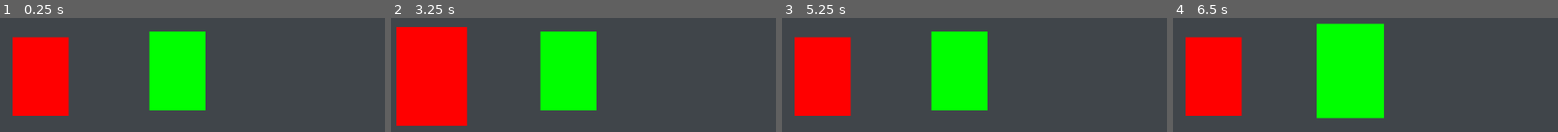
Above: before the commit, frames 1-4 (left to right).
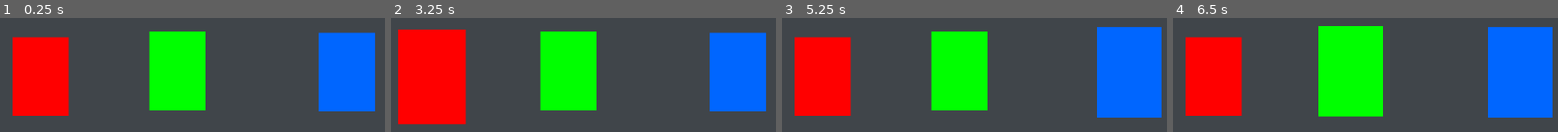
Above: after the commit, the same moments.

Repository: sundowns/deckbuilder-template
Game: Godot game, scene res://game.tscn
Same seed, same stepped clock (60 frames per second), same inputs: the game is played once before the commit and once after it.
Inputs (mouse positions are in pixels of both pictures, inside the frame that each line leads up to):
- Up to frame 1 (0.25 s): no input
- Up to frame 2 (3.25 s): tap Enter at 0.5, 2 s; move the mouse to (outside the picture) at 0.52 s; click (outside the picture) at 0.67 s; tap Space at 1.25, 2.75 s; drag from (537, 113) to (outside the picture) at 1.27 s; move the mouse to (outside the picture) at 2.02 s; click (outside the picture) at 2.17 s; drag from (outside the picture) to (433, 76) at 2.77 s
- Up to frame 3 (5.25 s): move the mouse to (outside the picture) at 3.52 s; click (outside the picture) at 3.67 s; tap Enter at 4.25 s; drag from (859, 32) to (outside the picture) at 4.27 s; tap Space at 5 s; move the mouse to (1109, 93) at 5.02 s; click (1109, 93) at 5.17 s
- Up to frame 4 (6.5 s): drag from (outside the picture) to (1319, 113) at 5.77 s

The runs differ from the first frame. In frame 1, 10% of the frame differs, in the area x 82-98%, y 12-82%; in frame 2, 12%; in frame 3, 13%; in frame 4, 15%, in the area x 37-99%, y 4-89%.

Commit message:
basic card selection

Diff:
--- a/cards/PlayableCard.gd
+++ b/cards/PlayableCard.gd
@@ -1,7 +1,9 @@
 extends Control
+class_name PlayableCard
 
 @export var type: Constants.CardType
-@export var on_hover_scale_amount: Vector2 = Vector2(1.2, 1.2)
+@export var on_hover_scale_amount: Vector2 = Vector2(1.15, 1.15)
+@export var on_selected_scale_amount: Vector2 = Vector2(1.15, 1.15)
 var default_card_size: Vector2 = Vector2(Constants.default_card_width, Constants.default_card_width * Constants.card_height_to_width_ratio)
 var card_data: CardData
 
@@ -11,7 +13,8 @@
 # Debug node for visibility
 @onready var background: ColorRect = $Background
 
-var hover_tween: Tween
+var scale_tween: Tween
+var is_selected: bool = false
 
 func _ready() -> void:
 	call_deferred("initialise")
@@ -30,13 +33,33 @@
 	pivot_offset = default_card_size/2
 
 func _on_mouse_entered() -> void:
-	if hover_tween and hover_tween.is_running():
-		hover_tween.kill()
-	hover_tween = create_tween().set_ease(Tween.EASE_OUT).set_trans(Tween.TRANS_ELASTIC)
-	hover_tween.tween_property(self, "scale", Vector2(1.2, 1.2), 0.5)
+	if is_selected: return
+	if scale_tween and scale_tween.is_running():
+		scale_tween.kill()
+	scale_tween = create_tween().set_ease(Tween.EASE_OUT).set_trans(Tween.TRANS_ELASTIC)
+	scale_tween.tween_property(self, "scale", on_hover_scale_amount, 0.6)
 
 func _on_mouse_exited() -> void:
-	if hover_tween and hover_tween.is_running():
-		hover_tween.kill()
-	hover_tween = create_tween().set_ease(Tween.EASE_OUT).set_trans(Tween.TRANS_ELASTIC)
-	hover_tween.tween_property(self, "scale", Vector2.ONE, 0.4)
+	if is_selected: return
+	if scale_tween and scale_tween.is_running():
+		scale_tween.kill()
+	scale_tween = create_tween().set_ease(Tween.EASE_OUT).set_trans(Tween.TRANS_ELASTIC)
+	scale_tween.tween_property(self, "scale", Vector2.ONE, 0.4)
+
+func _on_area_2d_input_event(viewport: Node, event: InputEvent, shape_idx: int) -> void:
+	if event is InputEventMouseButton:
+		if event.is_pressed():
+			Cards._on_card_clicked(self)
+
+func select() -> void:
+	is_selected = true
+	if scale_tween and not scale_tween.is_running():
+		scale_tween = create_tween().set_ease(Tween.EASE_OUT).set_trans(Tween.TRANS_ELASTIC)
+		scale_tween.tween_property(self, "scale", on_selected_scale_amount, 0.6)
+
+func deselect() -> void:
+	is_selected = false
+	if scale_tween and scale_tween.is_running():
+		scale_tween.kill()
+	scale_tween = create_tween().set_ease(Tween.EASE_OUT).set_trans(Tween.TRANS_ELASTIC)
+	scale_tween.tween_property(self, "scale", Vector2.ONE, 0.6)
--- a/cards/PlayableCard.tscn
+++ b/cards/PlayableCard.tscn
@@ -9,7 +9,14 @@
 anchors_preset = 0
 offset_right = 40.0
 offset_bottom = 40.0
+mouse_filter = 1
 script = ExtResource("1_xvaog")
+
+[node name="SelectedOutline" type="ColorRect" parent="."]
+layout_mode = 0
+offset_right = 40.0
+offset_bottom = 40.0
+color = Color(1, 1, 0, 1)
 
 [node name="Background" type="ColorRect" parent="."]
 layout_mode = 0
@@ -24,3 +31,4 @@
 
 [connection signal="mouse_entered" from="." to="." method="_on_mouse_entered"]
 [connection signal="mouse_exited" from="." to="." method="_on_mouse_exited"]
+[connection signal="input_event" from="Area2D" to="." method="_on_area_2d_input_event"]
--- /dev/null
+++ b/cards/data/BlueCard.tres
@@ -0,0 +1,9 @@
+[gd_resource type="Resource" script_class="CardData" load_steps=2 format=3 uid="uid://bn28478sftkiy"]
+
+[ext_resource type="Script" path="res://src/resources/card_data.gd" id="1_yeasn"]
+
+[resource]
+script = ExtResource("1_yeasn")
+title = "Blue Fella"
+description = "me blue"
+colour = Color(0, 0.4, 1, 1)
--- a/game.tscn
+++ b/game.tscn
@@ -37,3 +37,10 @@
 offset_right = 184.0
 offset_bottom = 300.0
 type = 1
+
+[node name="PlayableCard3" parent="Cards" instance=ExtResource("2_7cefa")]
+offset_left = 690.0
+offset_top = 252.0
+offset_right = 730.0
+offset_bottom = 292.0
+type = 2
--- a/src/autoload/CardDataLoader.gd
+++ b/src/autoload/CardDataLoader.gd
@@ -5,7 +5,7 @@
 
 @export var green_card_resource: CardData = preload("res://cards/data/GreenCard.tres")
 @export var red_card_resource: CardData = preload("res://cards/data/RedCard.tres")
-
+@export var blue_card_resource: CardData = preload("res://cards/data/BlueCard.tres")
 
 var data: Dictionary = {}
 
@@ -14,6 +14,7 @@
 	data = {
 		Constants.CardType.GREEN: green_card_resource,
 		Constants.CardType.RED: red_card_resource,
+		Constants.CardType.BLUE: blue_card_resource,
 	}
 	call_deferred("broadcast")
 
--- a/src/autoload/Cards.gd
+++ b/src/autoload/Cards.gd
@@ -2,6 +2,11 @@
 
 var loader: CardDataLoader
 var _properties = {}
+
+var selected_card: PlayableCard = null
+
+func _process(delta: float) -> void:
+	pass
 
 func _ready() -> void :
 	loader = CardDataLoader.new()
@@ -14,10 +19,19 @@
 func get_data(type: Constants.CardType):
 	return _properties[type]
 
-var _is_dragging: bool = false
+func _on_card_clicked(card: PlayableCard):
+	if not selected_card:
+		card.select()
+		selected_card = card
+	elif selected_card != card:
+		selected_card.deselect()
+		card.select()
+		selected_card = card
 
-func begin_drag() -> void:
-	_is_dragging = true
-
-func end_drag() -> void:
-	_is_dragging = false
+#var _is_dragging: bool = false
+#
+#func begin_drag() -> void:
+	#_is_dragging = true
+#
+#func end_drag() -> void:
+	#_is_dragging = false
--- a/src/autoload/Constants.gd
+++ b/src/autoload/Constants.gd
@@ -4,6 +4,7 @@
 enum CardType {
 	GREEN = 0,
 	RED = 1,
+	BLUE = 2,
 }
 
 const default_card_width: float = 100.0 #px
